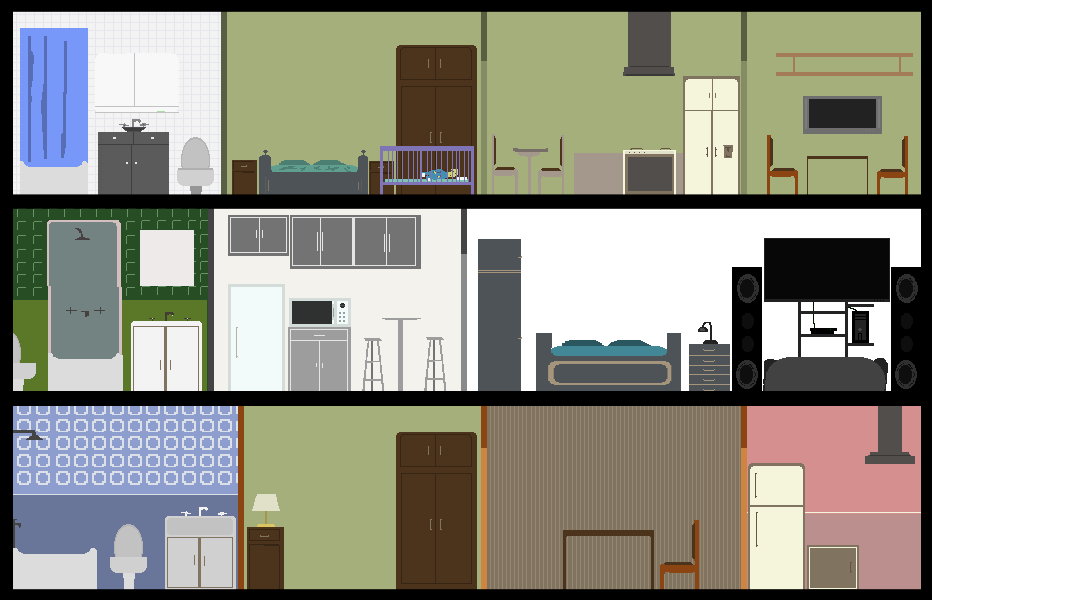
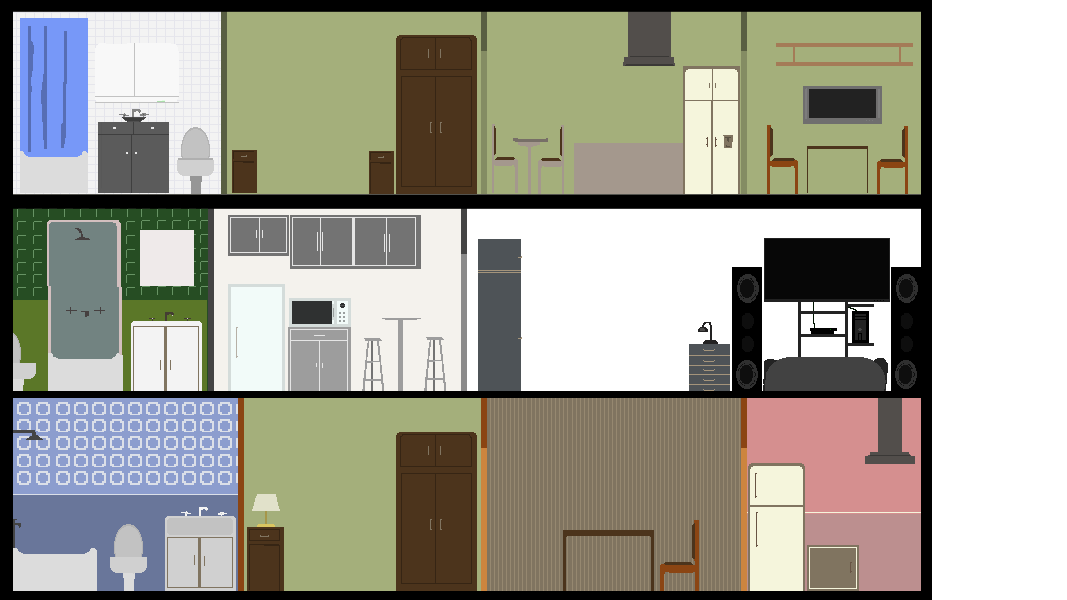
Layered file, before and after one edit (1067×600). Changes by layer:
renamed "Capa 1" to "Capa 6", painted on it over [13, 11, 921, 195]
renamed "Capa 3" to "Capa 4", painted on it over [536, 333, 681, 391]
